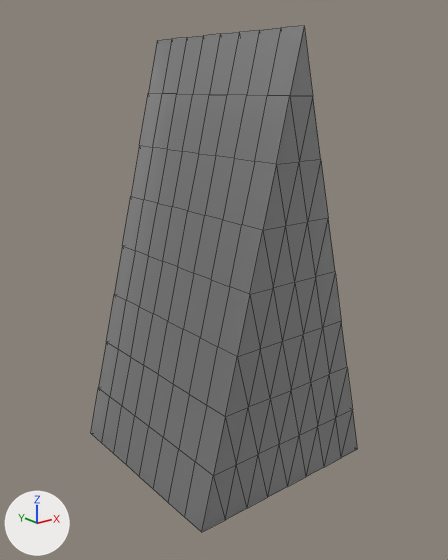
One commit to the Blender file data/shapes/wedge.blend: the scene before it, then after it.
Camera for both pictures: a 50 mm lens placed at (-3.57, -4.51, 1.57), pointed at (-0.01, -0.07, -0.2). Lighting does not change. The marker at lower left points along +X, +Y and +Z. Mesh edges are drawn as thin lines.

In view in the first picture: 'Wedge'.
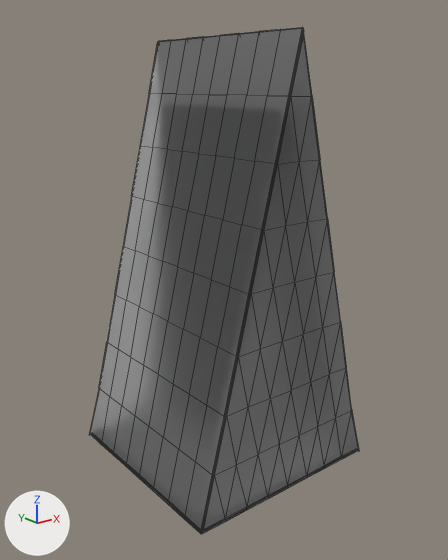
Diff of the bpy script that builds the scene:
```diff
--- a/data/shapes/wedge.blend.py
+++ b/data/shapes/wedge.blend.py
@@ mat_glossyplastic @@
 n2 = _N.new('ShaderNodeBsdfPrincipled'); n2.name = 'Principled BSDF'
-n2.inputs[1].default_value = 0.5  # 'Metallic'
 n2.inputs[2].default_value = 0.7  # 'Roughness'
@@ ob_wedge @@
 ob_wedge.location = (0.0, 0.0, 0.0)
+_m = ob_wedge.modifiers.new('Bevel', 'BEVEL')
+_m.width = 0.017
+_m.width_pct = 0.017
+_m.segments = 4
```

Where the change shows, as pixel boxes (x1, y1, x2, y2) in the pictures (448 x 560 px):
'Wedge', surface changed, modifiers changed
    before: (91, 26, 357, 532)
    after: (89, 27, 359, 534)
